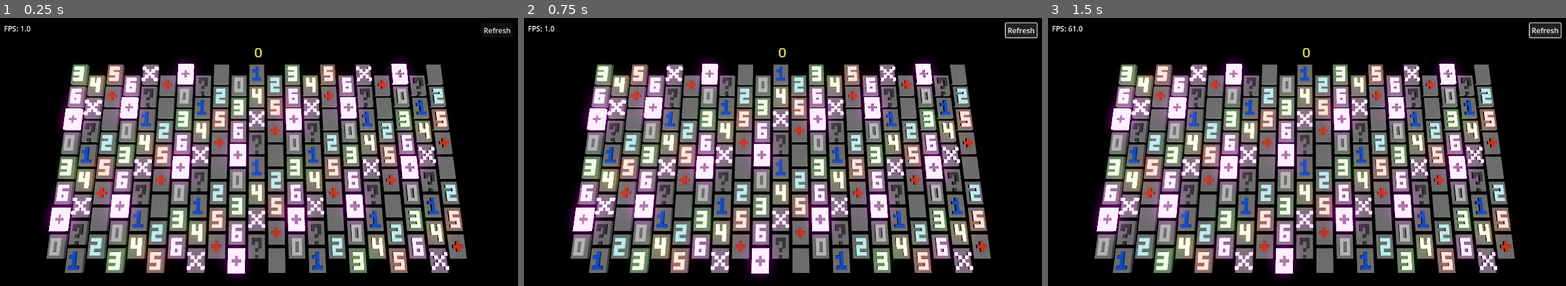
Above: before the commit, frames 1-3 (left to right).
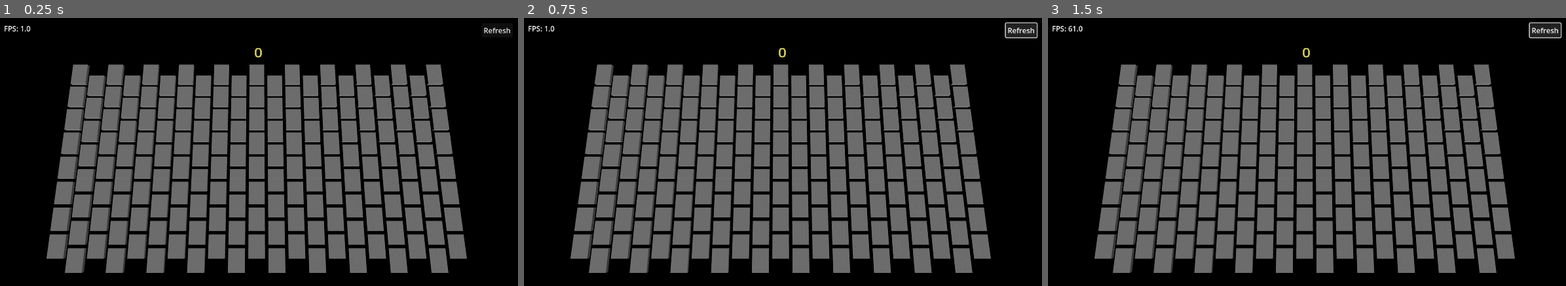
Above: after the commit, the same moments.

Repository: wangbinyq/prototypes
Game: Godot game, scene res://minecomb/mine.tscn
Same seed, same stepped clock (60 frames per second), same inputs: the game is played once before the commit and once after it.
Inputs:
- Up to frame 1 (0.25 s): no input
- Up to frame 2 (0.75 s): click "Refresh" at 0.5 s
- Up to frame 3 (1.5 s): tap Enter at 1.25 s; hold Right (ui_right) from 1.28 s (still down)

The runs differ from the first frame. In frame 1, 28% of the frame differs, in the area x 8-90%, y 15-98%; in frame 2, 28%; in frame 3, 28%.

Commit message:
feat(grid): implement symbol-based cell visualization and update loop
- Add Symbol enum and get_symbol_index() to map cell states to visual symbols
- Replace bitmap/coloration selection logic with symbol-based indexing
- Call grid_visualization.update() in mine.gd _process() to refresh visuals

Diff:
--- a/minecomb/grid_visualization.gd
+++ b/minecomb/grid_visualization.gd
@@ -35,6 +35,22 @@
 	0.25 * Color(1, 1, 1), # marked unsure
 	0.00 * Color(0, 0, 0) # hidden
 ]
+
+enum Symbol {Mine = 7, MarkedSure, MarkedMistaken, MarkedUnsure, Hidden}
+
+static func get_symbol_index(state: int):
+	if CellState.is_(state, CellState.REVEALED):
+		if CellState.is_(state, CellState.MINE):
+			return Symbol.Mine
+		elif CellState.is_(state, CellState.MARKED_SURE):
+			return Symbol.MarkedMistaken
+		else:
+			return CellState.without(state, CellState.REVEALED)
+	elif CellState.is_(state, CellState.MARKED_SURE):
+		return Symbol.MarkedSure
+	elif CellState.is_(state, CellState.MARKED_UNSURE):
+		return Symbol.MarkedUnsure
+	return Symbol.Hidden
 
 var grid: Grid
 var columns: int
@@ -81,8 +97,9 @@
 	for i in range(grid.cell_count):
 		var cell_pos = get_cell_position(i)
 		var block_offset = i * BLOCKS_PER_CELL
-		var bitmap = BITMAPS[i % BITMAPS.size()]
-		var coloration = COLORATIONS[i % COLORATIONS.size()]
+		var symbol_index = get_symbol_index(grid[str(i)] as int)
+		var bitmap = BITMAPS[symbol_index]
+		var coloration = COLORATIONS[symbol_index]
 		for bi in range(BLOCKS_PER_CELL):
 			var altered = bitmap & (1 << bi) != 0
 			var pos = cell_pos + get_block_position(bi)
--- a/minecomb/mine.gd
+++ b/minecomb/mine.gd
@@ -29,7 +29,7 @@
 		_enter_tree()
 	var fps = Engine.get_frames_per_second()
 	fps_text.text = "FPS: " + str(fps)
-
+	grid_visualization.update()
 
 func _on_button_pressed() -> void:
 	_exit_tree()
